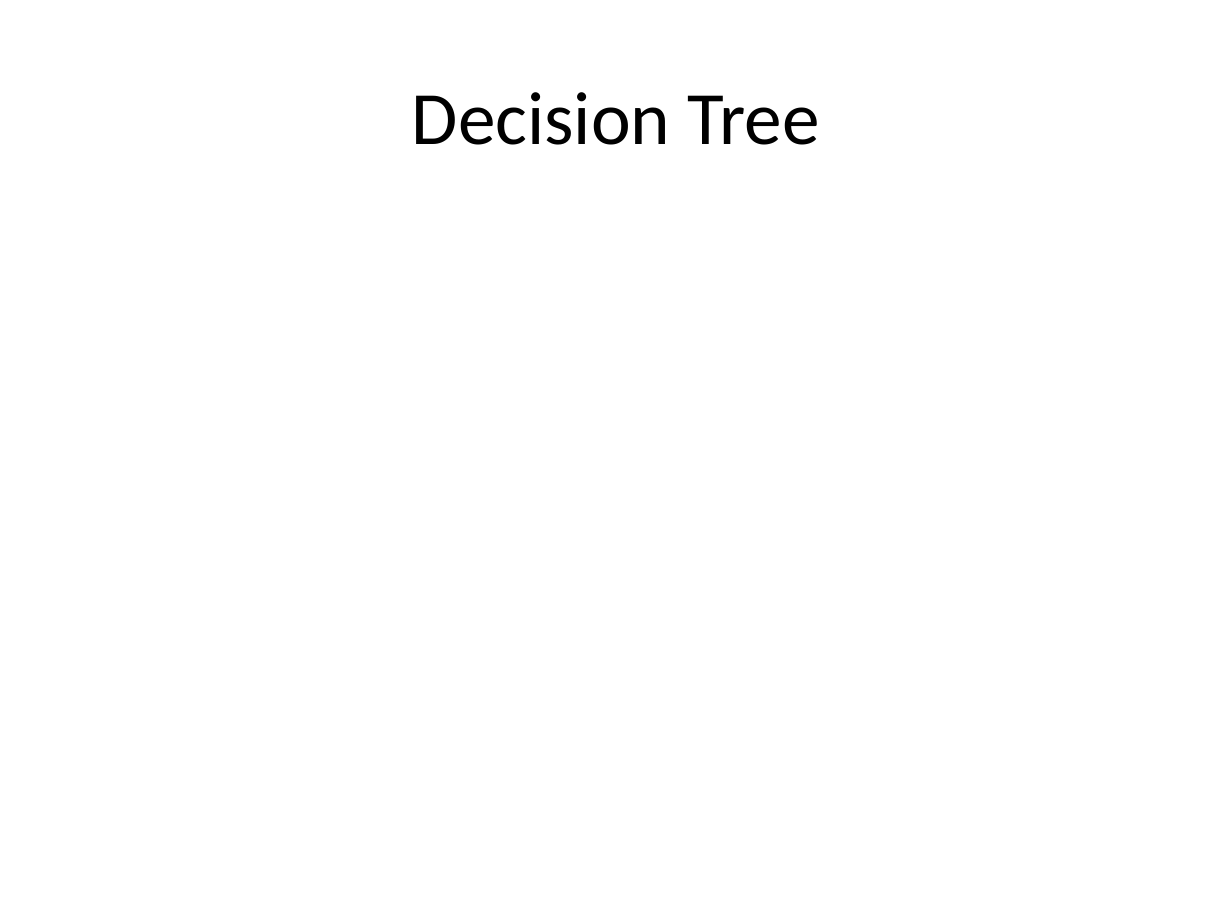
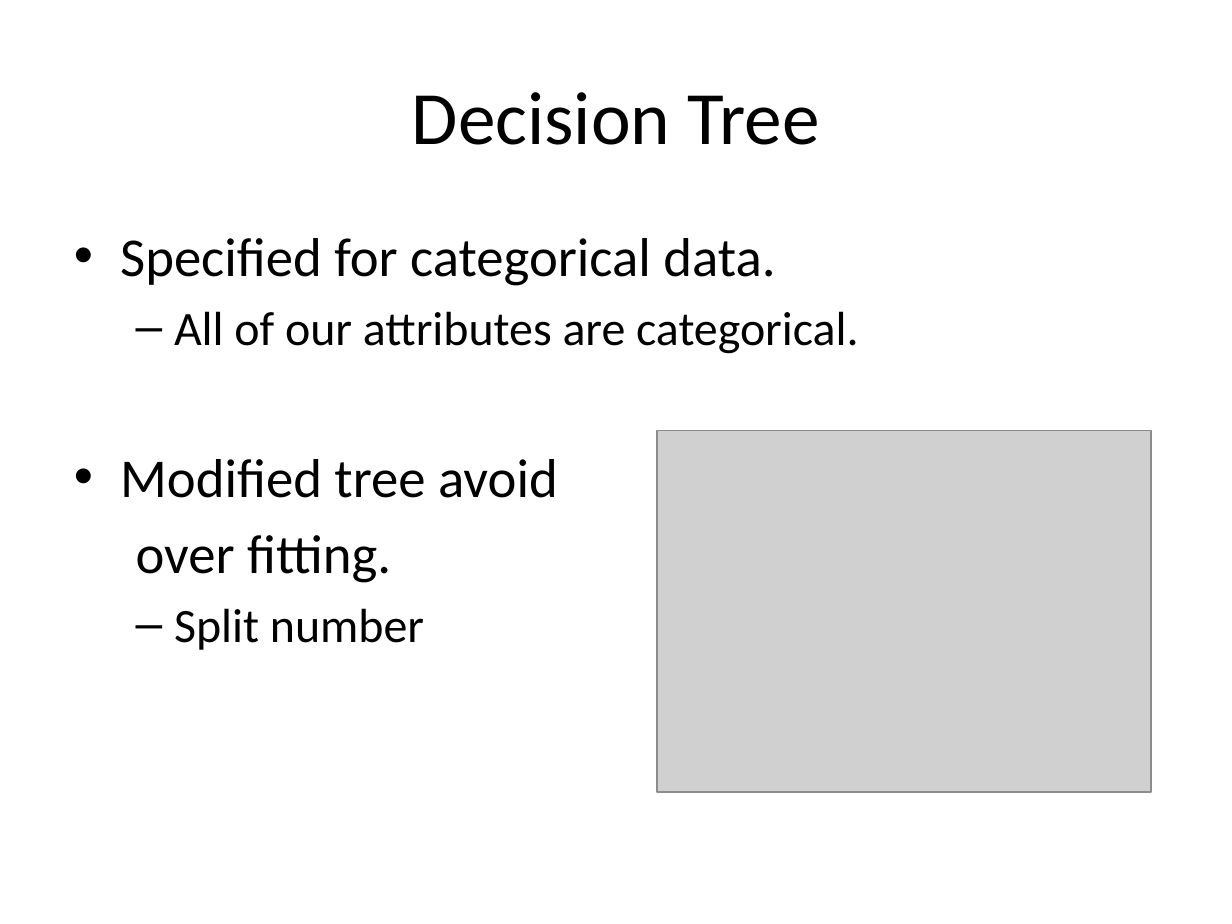
Before and after one commit to Kelvin-Zhong/Click-Through-Rate-Prediction, a slide deck: slide 9 of project_presentation.pptx. Drawn at 1232x924 pixels with LibreOffice and Linux fonts; fonts in the diff are those of the drawing; grey boxes stand for pictures. Boxes give left, top, right and bottom in pixels: in the first picture for what was removed or moved away, otherwise in the second. Text is boxed around its words. In the diff, an @@ line names an element or a change of style, - is before the commit and + after.

```diff
--- a/project_presentation.pptx
+++ b/project_presentation.pptx
@@ text added at [120, 238, 859, 650], 32 pt, text #000000 @@
+• Specified for categorical data.
+  – All of our attributes are categorical.
+• Modified tree avoid
+over fitting.
+  – Split number
@@ picture added at [657, 430, 1151, 792] @@
```
Also in this commit, not shown: 4 other slides changed, 1 other file.
